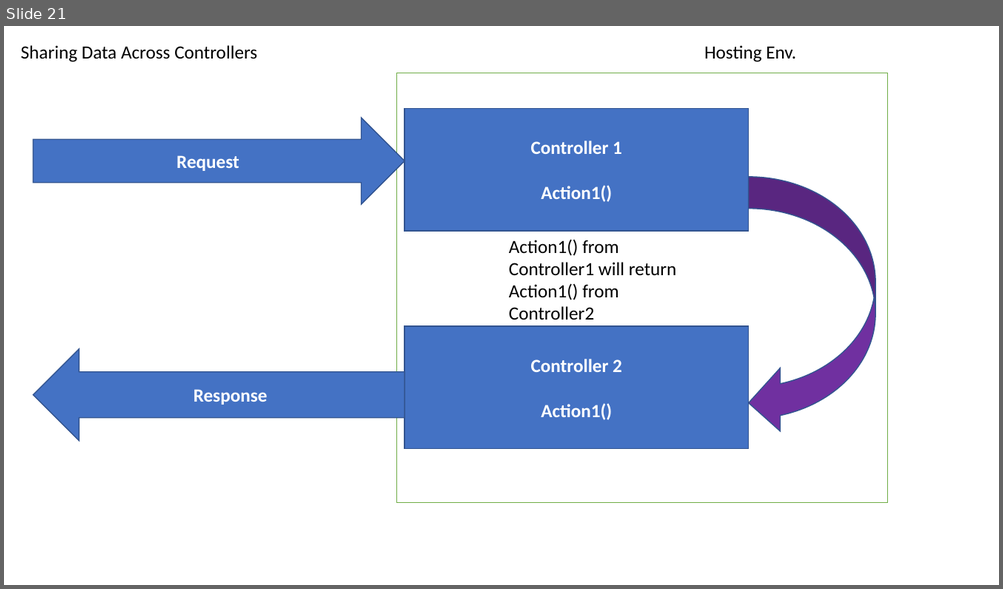
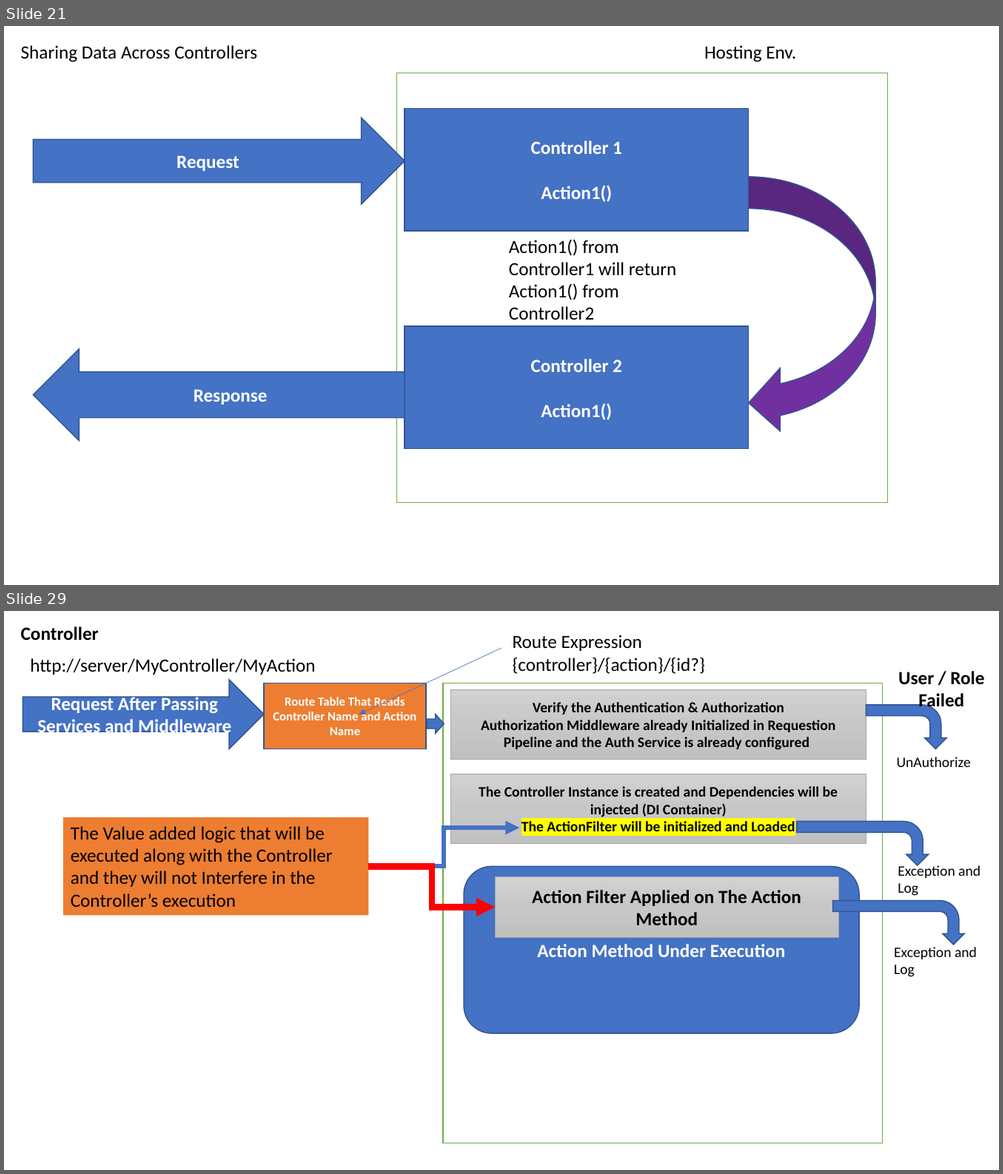
Before and after one commit to maheshsabnis/mbaspnetcore, a slide deck: mbaspnetcore6/MB_Training_Images.pptx. Shown one above the other, each under a label of ours: slide 21 before the commit, slides 21 and 29 after it; the slides between them are not shown. The pictures are 1003x589 and 1003x1174 pixels, drawn with LibreOffice and Linux fonts; fonts in the diff are those of the drawing. Boxes give left, top, right and bottom in pixels: in the first picture for what was removed or moved away, otherwise in the second. Text is boxed around its words. In the diff, an @@ line names an element or a change of style, - is before the commit and + after.

```diff
--- a/mbaspnetcore6/MB_Training_Images.pptx
+++ b/mbaspnetcore6/MB_Training_Images.pptx
@@ slide 29 added at (4,611,999,1170), background #FFFFFF @@
@@ text added at (21,627,99,641), 18 pt, text #000000, bold @@
+Controller
@@ arrow added from (502, 648) to (359, 715), #4472C4 0.5 pt @@
@@ text added at (512,635,705,674), 18 pt, text #000000 @@
+Route Expression
+{controller}/{action}/{id?}
@@ text added at (30,658,315,675), 18 pt, text #000000 @@
+http://server/MyController/MyAction
@@ text added at (898,671,984,712), 18 pt, text #000000, bold @@
+User / Role Failed
@@ right arrow added at (22,680,264,749), fill #4472C4, outline #325491 1 pt, 18 pt, text #FFFFFF, bold @@
+Request After Passing Services and Middleware
@@ rectangle added at (264,684,426,750), fill #ED7D31, outline #325491 1 pt, 12 pt, text #FFFFFF, bold @@
+Route Table That Reads Controller Name and Action Name
@@ rectangle added at (444,684,883,1144), fill #FFFFFF, outline #70AD47 1 pt @@
@@ rectangle added at (451,690,866,760), fill gradient #D2D2D2 to #C8C8C8 to #C0C0C0, outline #A5A5A5 0.5 pt, 14 pt, text #000000, bold @@
+Verify the Authentication & Authorization
+Authorization Middleware already Initialized in Requestion Pipeline and the Auth Service is already configured
@@ right arrow added at (427,715,444,734), fill #4472C4, outline #325491 1 pt @@
@@ bent arrow added at (866,705,947,749), fill #4472C4, outline #325491 1 pt @@
@@ text added at (896,757,970,767), 14 pt, text #000000 @@
+UnAuthorize
@@ rectangle added at (451,775,866,844), fill gradient #D2D2D2 to #C8C8C8 to #C0C0C0, outline #A5A5A5 0.5 pt, 14 pt, text #000000, bold @@
+The Controller Instance is created and Dependencies will be injected (DI Container)
+The ActionFilter will be initialized and Loaded
@@ rectangle added at (63,817,368,915), fill #ED7D31, 18 pt, text #000000 @@
+The Value added logic that will be executed along with the Controller and they will not Interfere in the Controller’s execution
@@ elbow arrow added from (369, 867) to (520, 828), #4472C4 4.5 pt @@
@@ bent arrow added at (797,822,928,866), fill #4472C4, outline #325491 1 pt @@
@@ elbow arrow added from (369, 867) to (495, 907), #FF0000 6 pt @@
@@ rounded rectangle added at (464,867,859,1034), fill #4472C4, outline #325491 1 pt, 18 pt, text #FFFFFF, bold @@
+Action Method Under Execution
@@ rectangle added at (495,877,838,938), fill gradient #D2D2D2 to #C8C8C8 to #C0C0C0, outline #A5A5A5 0.5 pt, 18 pt, text #000000, bold @@
+Action Filter Applied on The Action Method
@@ text added at (897,864,980,896), 14 pt, text #000000 @@
+Exception and Log
@@ bent arrow added at (833,901,964,945), fill #4472C4, outline #325491 1 pt @@
@@ text added at (893,947,976,977), 14 pt, text #000000 @@
+Exception and Log
```
Also in this commit, not shown: 1 slide changed, 8 other slides added, 1 other file.
